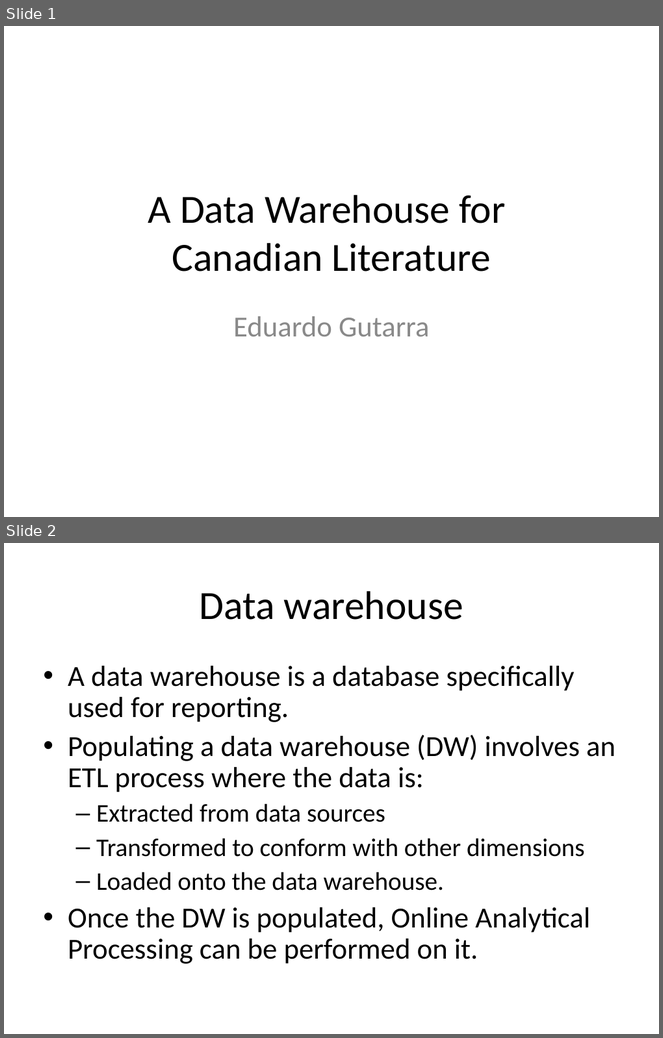
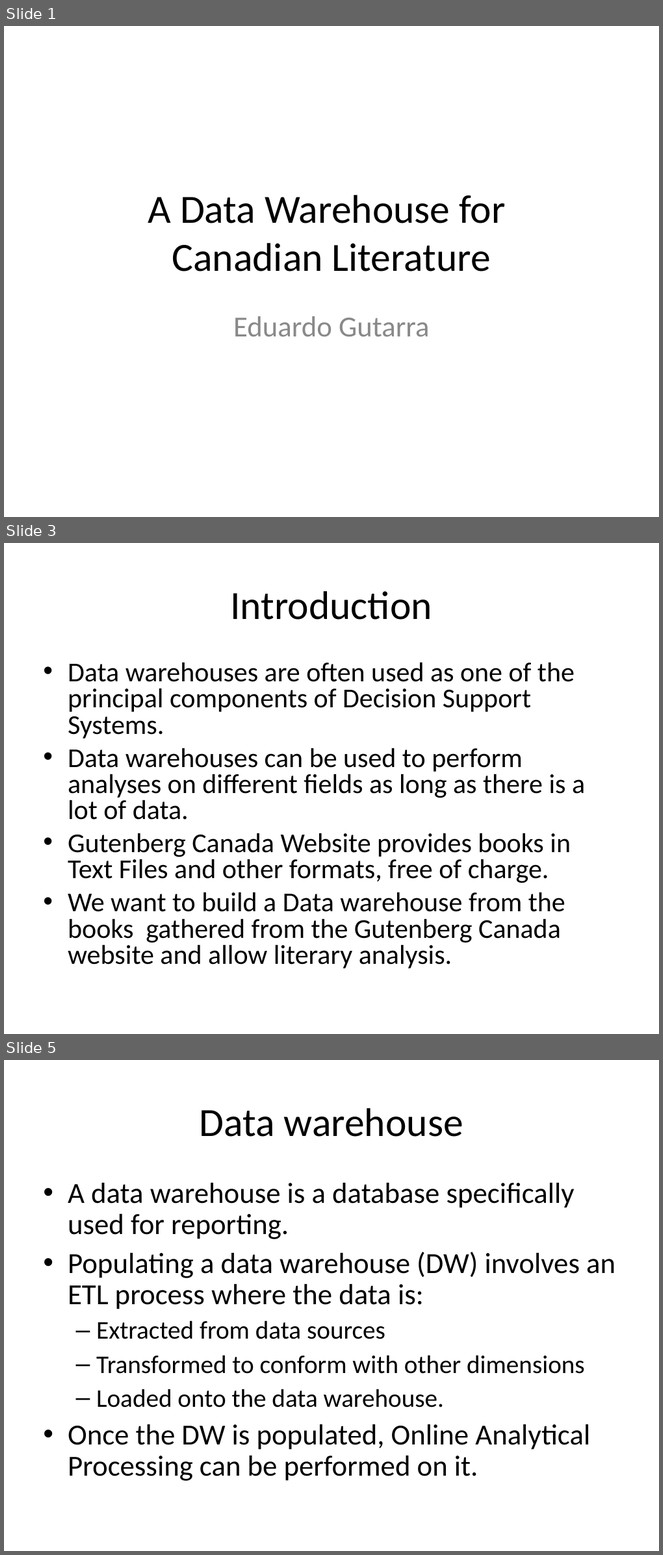
Before and after one commit to edvelezg/unb-dw, a slide deck: project/Presentation/Datawarehousing.ppt. Shown one above the other, each under a label of ours: slides 1 and 2 before the commit, slides 1, 3 and 5 after it; the slides between them are not shown. The pictures are 663x1038 and 663x1555 pixels, drawn with LibreOffice and Linux fonts; fonts in the diff are those of the drawing. Boxes give left, top, right and bottom in pixels: in the first picture for what was removed or moved away, otherwise in the second. Text is boxed around its words. In the diff, an @@ line names an element or a change of style, - is before the commit and + after.

```diff
--- a/project/Presentation/Datawarehousing.ppt
+++ b/project/Presentation/Datawarehousing.ppt
@@ slide 3 added at (x1=4, y1=543, x2=659, y2=1034), background #FFFFFF @@
@@ title added at (x1=230, y1=591, x2=432, y2=620), 44 pt, text #000000 @@
+Introduction
@@ text added at (x1=68, y1=663, x2=585, y2=969), 30 pt, text #000000 @@
+• Data warehouses are often used as one of the principal components of Decision Support Systems.
+• Data warehouses can be used to perform analyses on different fields as long as there is a lot of data.
+• Gutenberg Canada Website provides books in Text Files and other formats, free of charge.
+• We want to build a Data warehouse from the books gathered from the Gutenberg Canada website and allow literary analysis.
@@ what was slide 2 is now slide 5 @@
```
Also in this commit, not shown: 4 slides changed, 9 other slides added, 1 slide removed.
